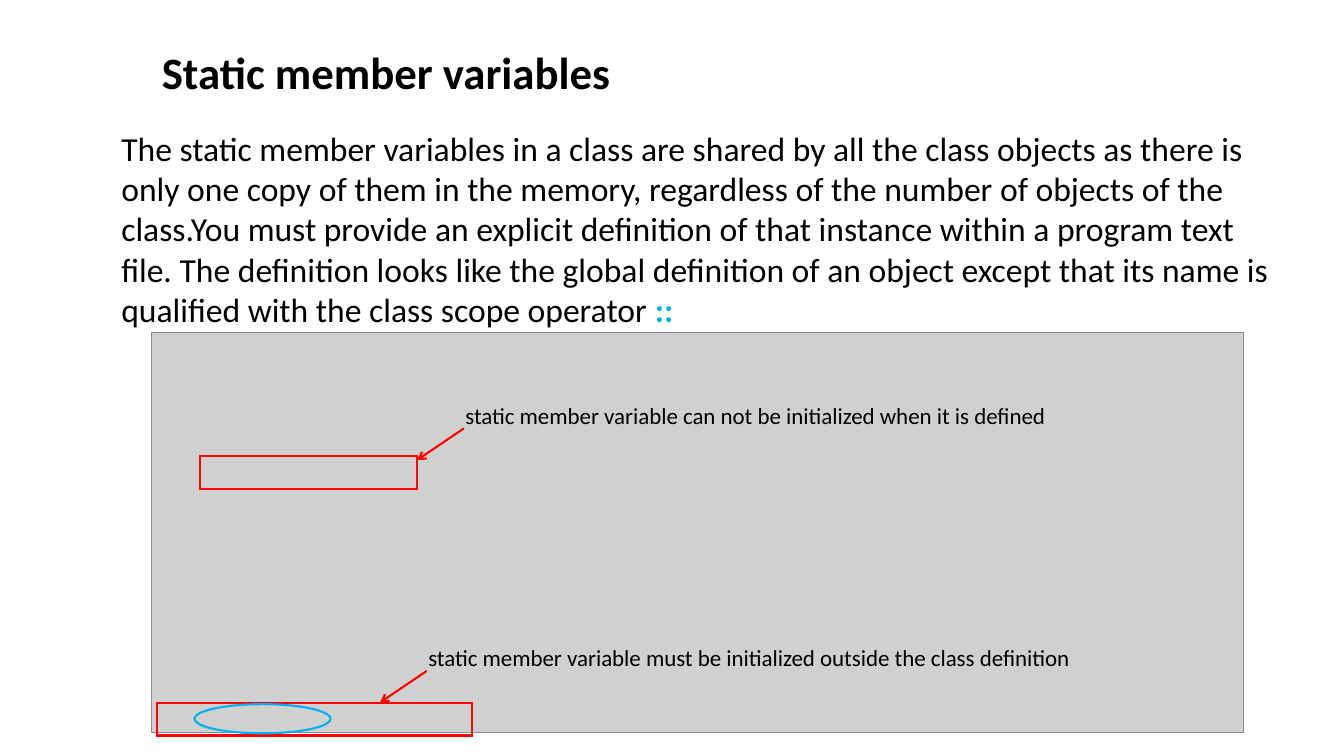
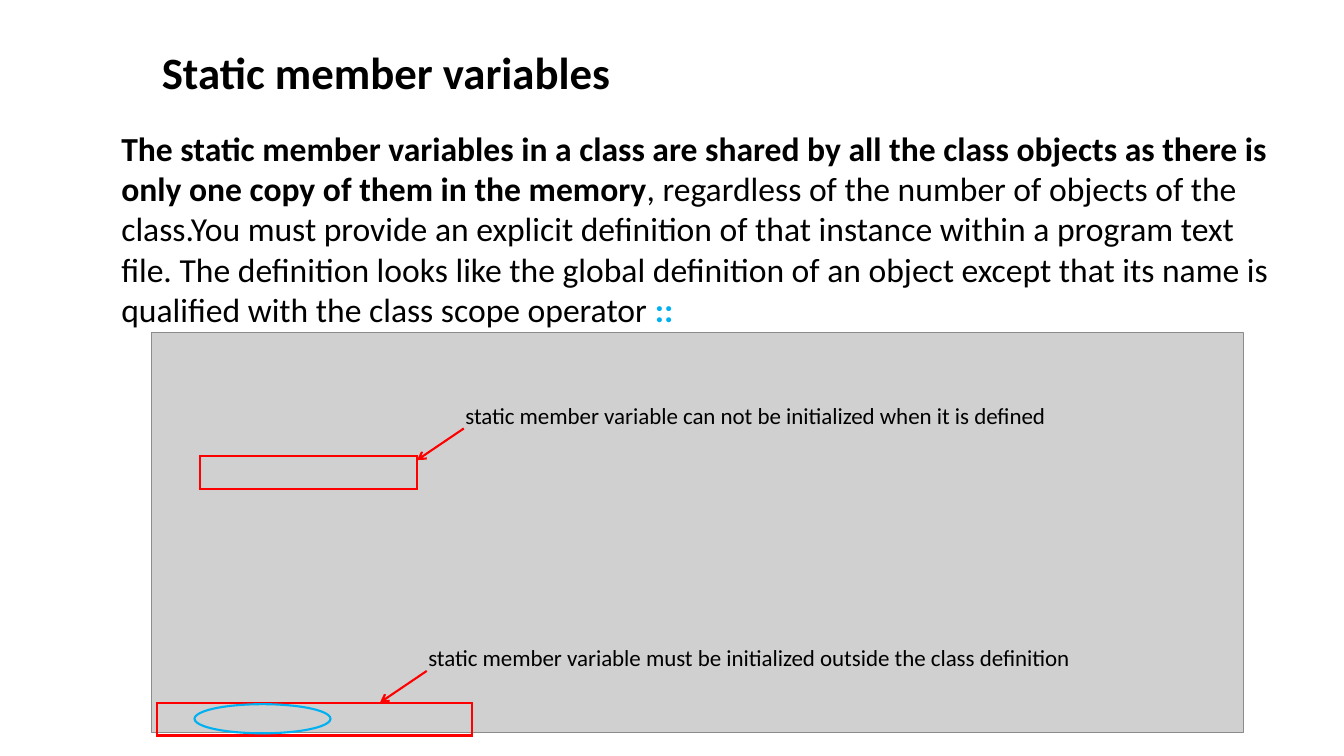
Before and after one commit to ShiqiYu/CPP, a slide deck: slide 9 of week09/Lab09.pptx. Drawn at 1344x756 pixels with LibreOffice and Linux fonts; fonts in the diff are those of the drawing; grey boxes stand for pictures; background and template pictures are left out. Boxes give left, top, right and bottom in pixels: in the first picture for what was removed or moved away, otherwise in the second. Text is boxed around its words. In the diff, an @@ line names an element or a change of style, - is before the commit and + after.

```diff
--- a/week09/Lab09.pptx
+++ b/week09/Lab09.pptx
@@ text "The static member variables in ..." at <box>121,137,1268,328</box>: bold on in "The static member variables in a class ..." @@
```
Also in this commit, not shown: 11 other slides changed, 3 slides added, 3 other files.
